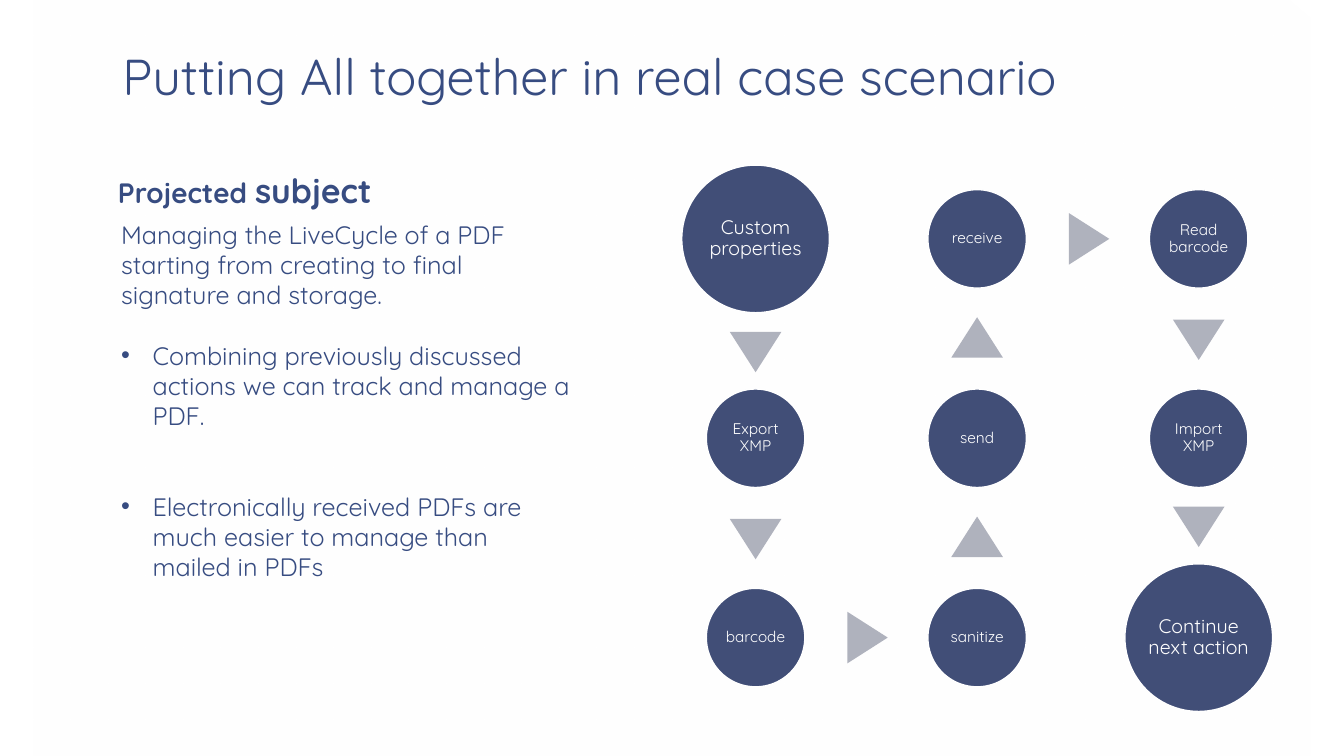
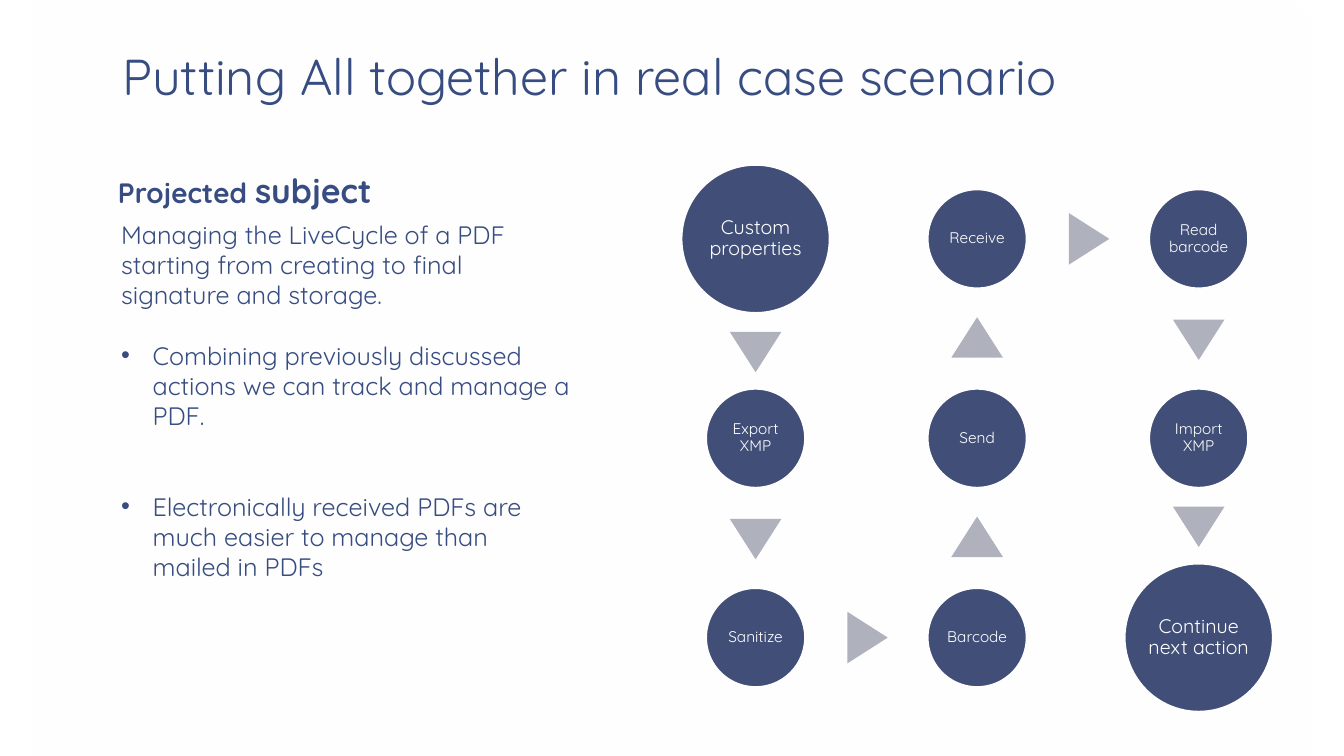
Before and after one commit to cfclick/CFSummit2016, a slide deck: slide 22 of powerpoint/SmartPDF/Don't Just PDF.pptx. Drawn at 1344x756 pixels with LibreOffice and Linux fonts; fonts in the diff are those of the drawing; background and template pictures are left out. Boxes give left, top, right and bottom in pixels: in the first picture for what was removed or moved away, otherwise in the second. Text is boxed around its words. In the diff, an @@ line names an element or a change of style, - is before the commit and + after.

Commit message:
putting all together

```diff
--- a/powerpoint/SmartPDF/Don't Just PDF.pptx
+++ b/powerpoint/SmartPDF/Don't Just PDF.pptx
@@ text at [949, 232, 1004, 243]: text changed @@
-receive
+Receive
@@ text at [959, 432, 994, 443]: text changed @@
-send
+Send
@@ text at [728, 631, 783, 642]: text changed @@
-sanitize
+Sanitize
@@ text at [947, 630, 1007, 642]: text changed @@
-barcode
+Barcode
```
Also in this commit, not shown: 3 slides added, 8 slides removed.
